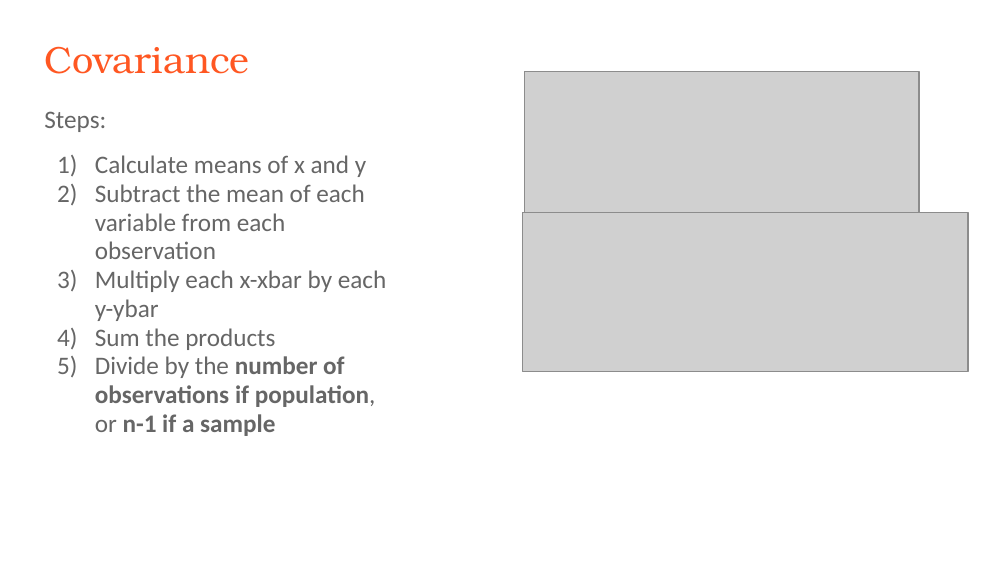
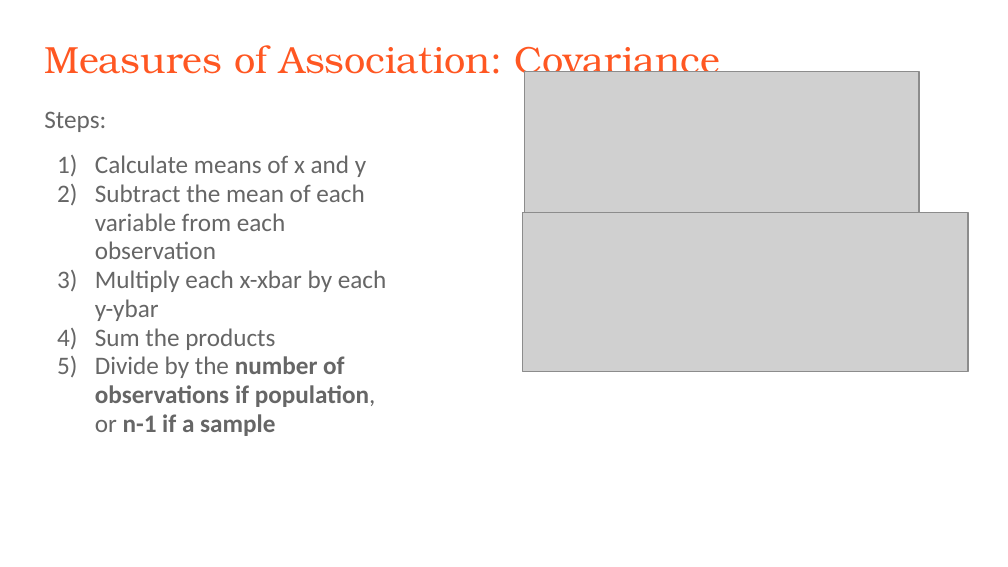
Before and after one commit to rjwrobel86/Python4Statistics, a slide deck: slide 35 of Stuff For Class/Slides/Descriptive Statistics.pptx (slide 28 before the commit). Drawn at 1008x567 pixels with LibreOffice and Linux fonts; fonts in the diff are those of the drawing; grey boxes stand for pictures. Boxes give left, top, right and bottom in pixels: in the first picture for what was removed or moved away, otherwise in the second. Text is boxed around its words. In the diff, an @@ line names an element or a change of style, - is before the commit and + after.

```diff
--- a/Stuff For Class/Slides/Descriptive Statistics.pptx
+++ b/Stuff For Class/Slides/Descriptive Statistics.pptx
@@ title at [44,45,720,83]: text changed @@
-Covariance
+Measures of Association: Covariance
```
Also in this commit, not shown: 12 other slides changed, 10 slides added, 8 slides removed, 27 other files.
